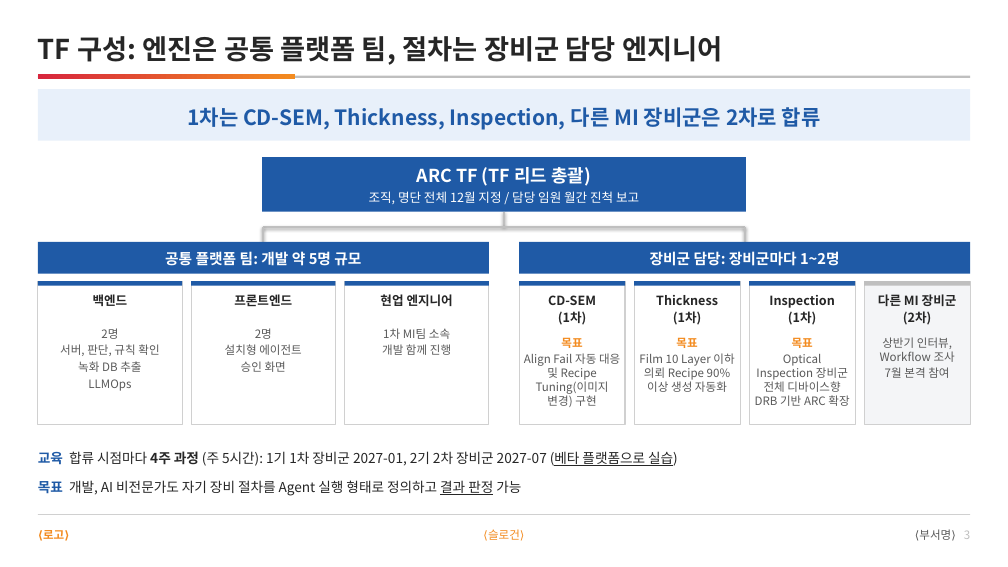
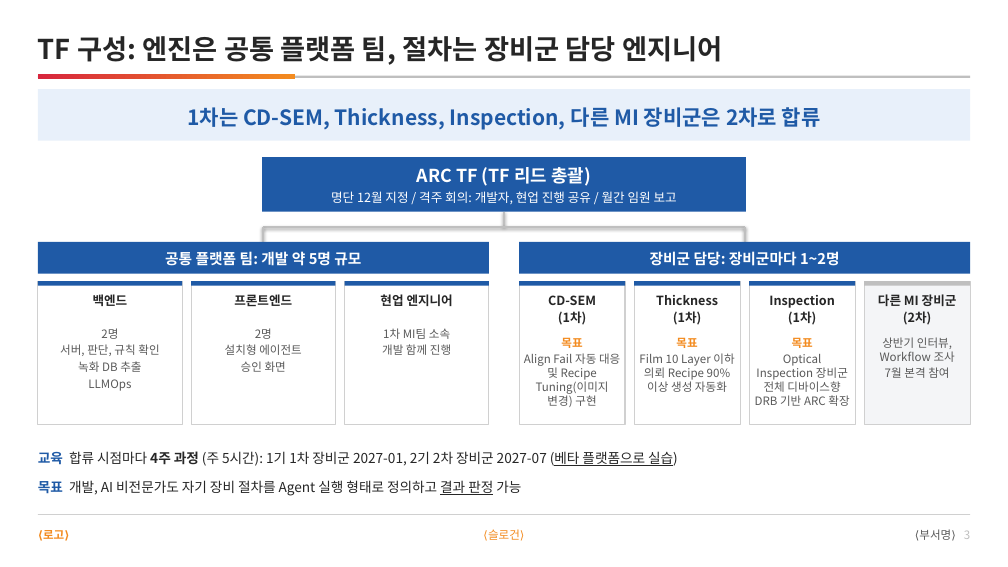
Before and after one commit to DarrenKoi/pm_notes, a slide deck: slide 3 of my-task/arc-tf/deliverables/arc-tf-proposal.pptx. Drawn at 1008x567 pixels with LibreOffice and Linux fonts; fonts in the diff are those of the drawing. Boxes give left, top, right and bottom in pixels: in the first picture for what was removed or moved away, otherwise in the second. Text is boxed around its words. In the diff, an @@ line names an element or a change of style, - is before the commit and + after.

```diff
--- a/my-task/arc-tf/deliverables/arc-tf-proposal.pptx
+++ b/my-task/arc-tf/deliverables/arc-tf-proposal.pptx
@@ text at [331,191,677,204]: text changed @@
-조직, 명단 전체 12월 지정 / 담당 임원 월간 진척 보고
+명단 12월 지정 / 격주 회의: 개발자, 현업 진행 공유 / 월간 임원 보고
```
Also in this commit, not shown: 11 other files.
